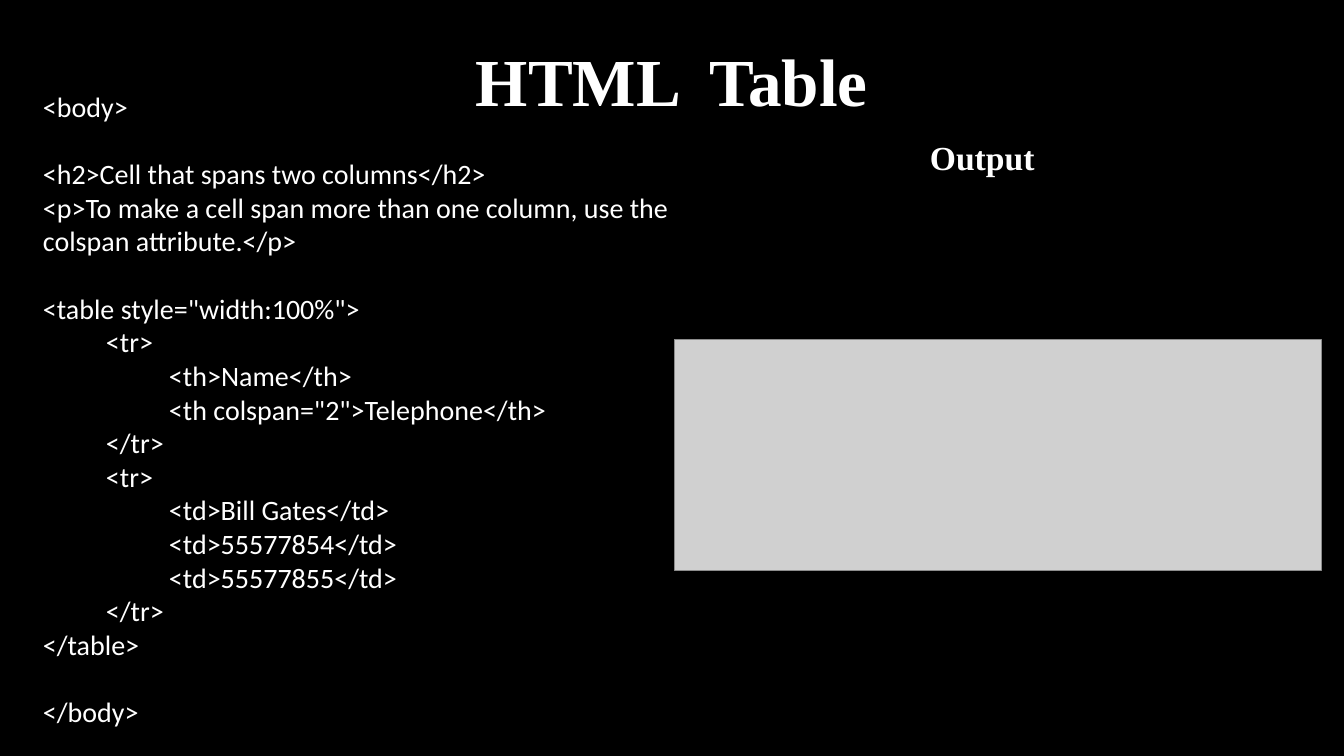
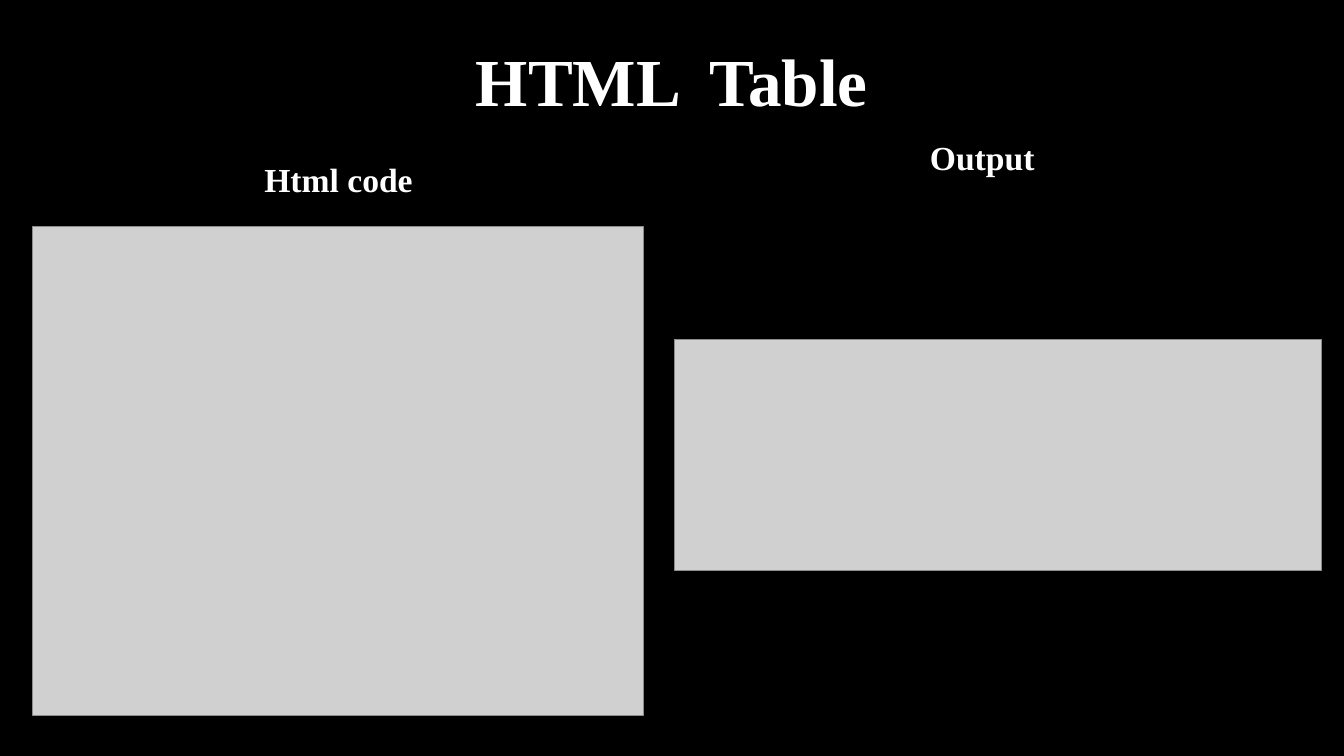
Before and after one commit to haiderIbrahem/ASPU_WEB, a slide deck: slide 39 of web.pptx (slide 42 before the commit). Drawn at 1344x756 pixels with LibreOffice and Linux fonts; fonts in the diff are those of the drawing; grey boxes stand for pictures. Boxes give left, top, right and bottom in pixels: in the first picture for what was removed or moved away, otherwise in the second. Text is boxed around its words. In the diff, an @@ line names an element or a change of style, - is before the commit and + after.

```diff
--- a/web.pptx
+++ b/web.pptx
@@ text removed at (43,97,668,727) @@
-<body>
-<h2>Cell that spans two columns</h2>
-<p>To make a cell span more than one column, use the colspan attribute.</p>
-<table style="width:100%">
-  <tr>
-    <th>Name</th>
-    <th colspan="2">Telephone</th>
-  </tr>
-  <tr>
-    <td>Bill Gates</td>
-    <td>55577854</td>
-    <td>55577855</td>
-  </tr>
-</table>
-</body>
@@ text added at (264,168,412,193), 24 pt, text #FFFFFF, bold @@
+Html code
@@ picture added at (33,227,644,715) @@
```
Also in this commit, not shown: 24 other slides changed, 3 slides added, 3 slides removed.
